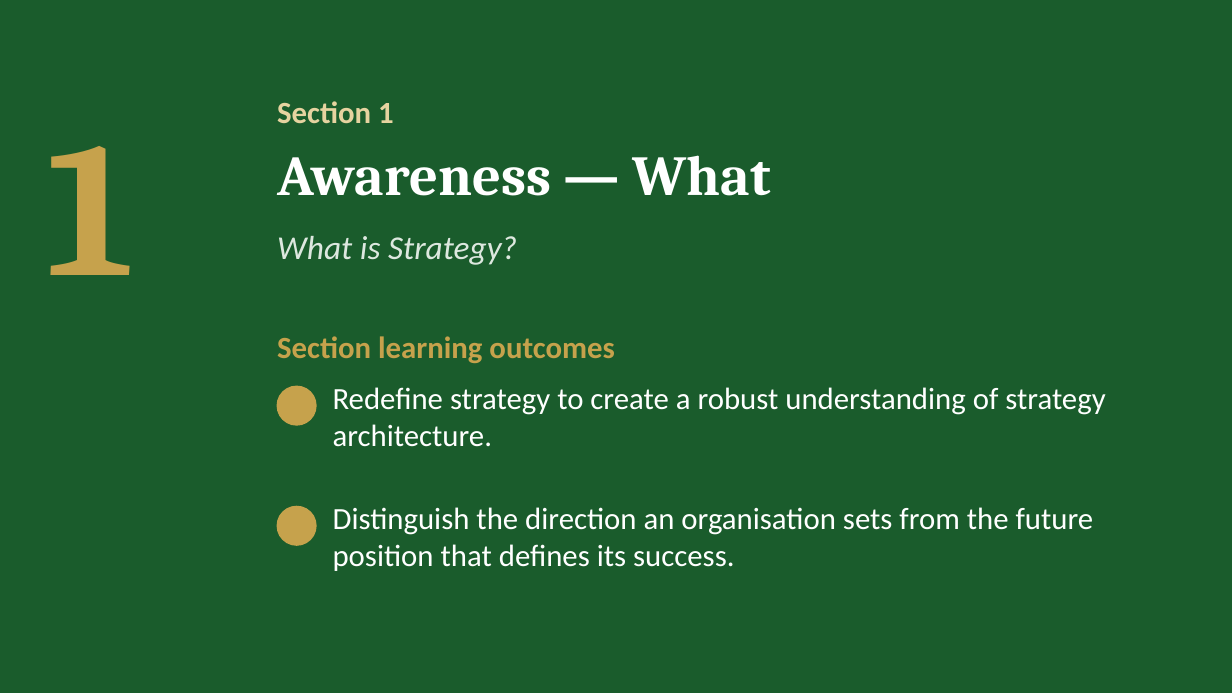
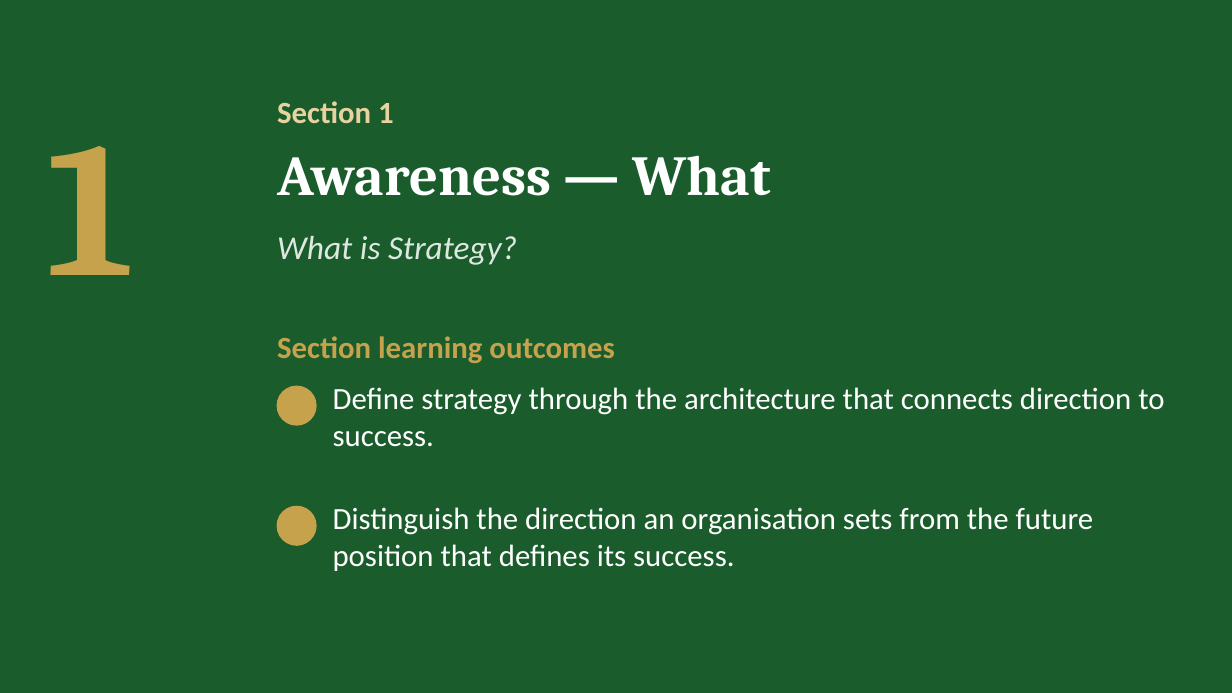
Before and after one commit to IBSL26/ibsl-platform, a slide deck: slide 4 of Unit decks/Unit 02 - Strategy Visioning & Success in Practice (SiP).pptx. Drawn at 1232x693 pixels with LibreOffice and Linux fonts; fonts in the diff are those of the drawing; background and template pictures are left out. Boxes give left, top, right and bottom in pixels: in the first picture for what was removed or moved away, otherwise in the second. Text is boxed around its words. In the diff, an @@ line names an element or a change of style, - is before the commit and + after.

```diff
--- a/Unit decks/Unit 02 - Strategy Visioning & Success in Practice (SiP).pptx
+++ b/Unit decks/Unit 02 - Strategy Visioning & Success in Practice (SiP).pptx
@@ text at <box>333,387,1164,447</box>: text changed @@
-Redefine strategy to create a robust understanding of strategy architecture.
+Define strategy through the architecture that connects direction to success.
```
Also in this commit, not shown: 1 other slide changed, 28 other files.
